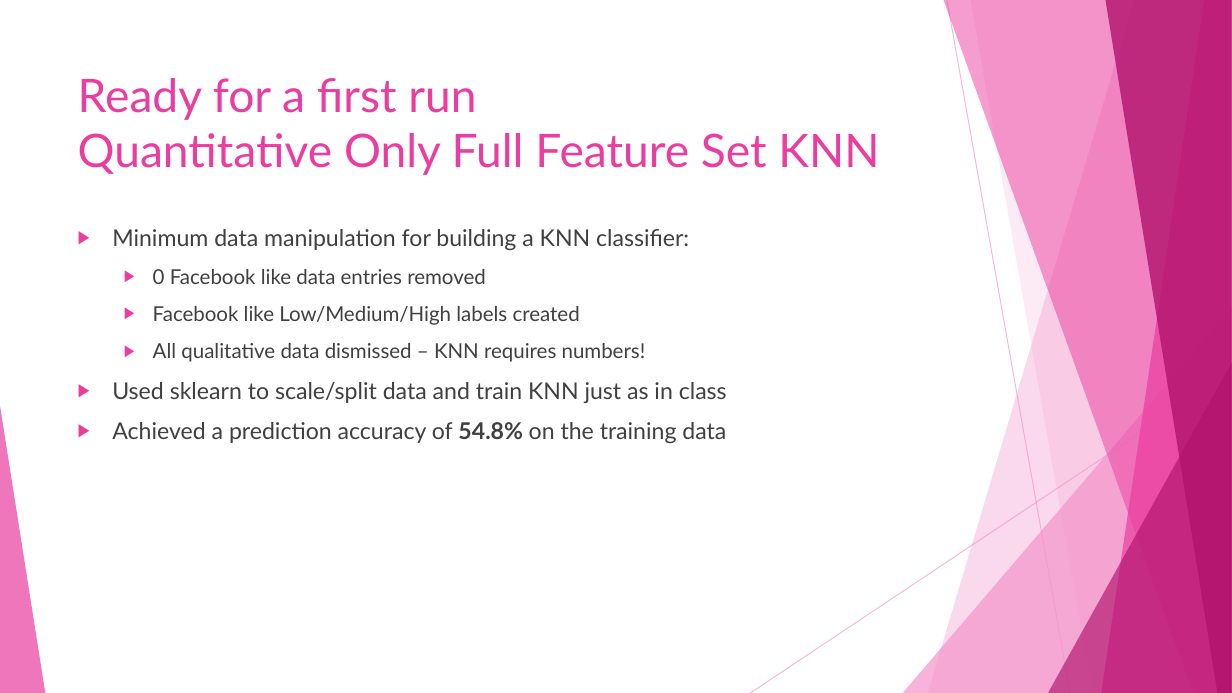
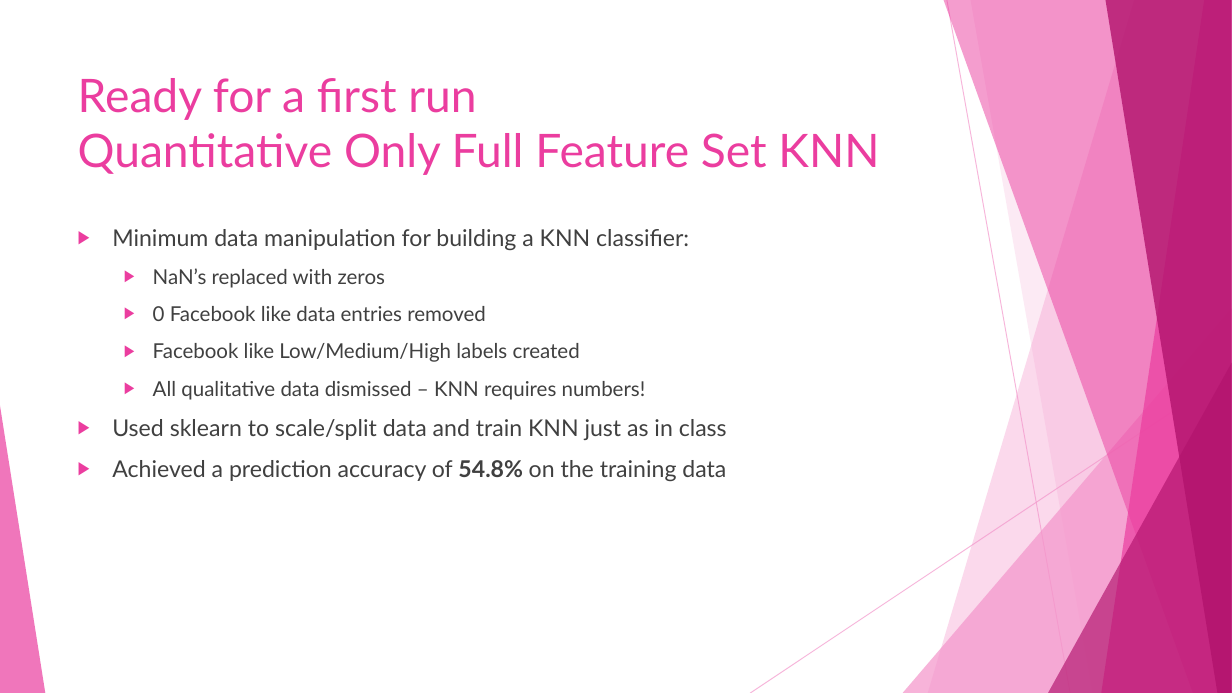
Before and after one commit to katjad/iris-robot-imdb, a slide deck: slide 5 of IMDb Data Exploration & Machine Learning.pptx (slide 4 before the commit). Drawn at 1232x693 pixels with LibreOffice and Linux fonts; fonts in the diff are those of the drawing. Boxes give left, top, right and bottom in pixels: in the first picture for what was removed or moved away, otherwise in the second. Text is boxed around its words. In the diff, an @@ line names an element or a change of style, - is before the commit and + after.

```diff
--- a/IMDb Data Exploration & Machine Learning.pptx
+++ b/IMDb Data Exploration & Machine Learning.pptx
@@ text at [153, 268, 385, 288]: paragraph added @@
+  ▶ NaN’s replaced with zeros
```
Also in this commit, not shown: 4 other slides changed, 5 slides added.
